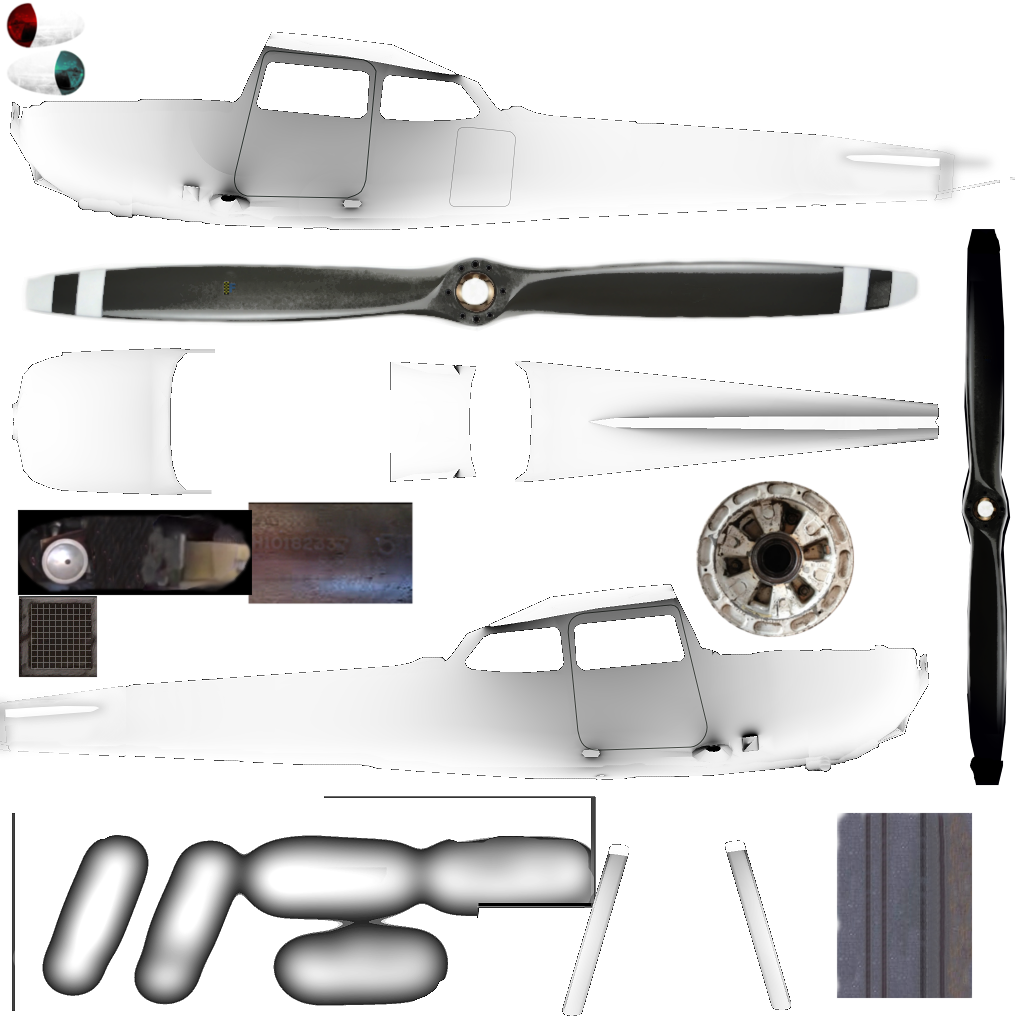
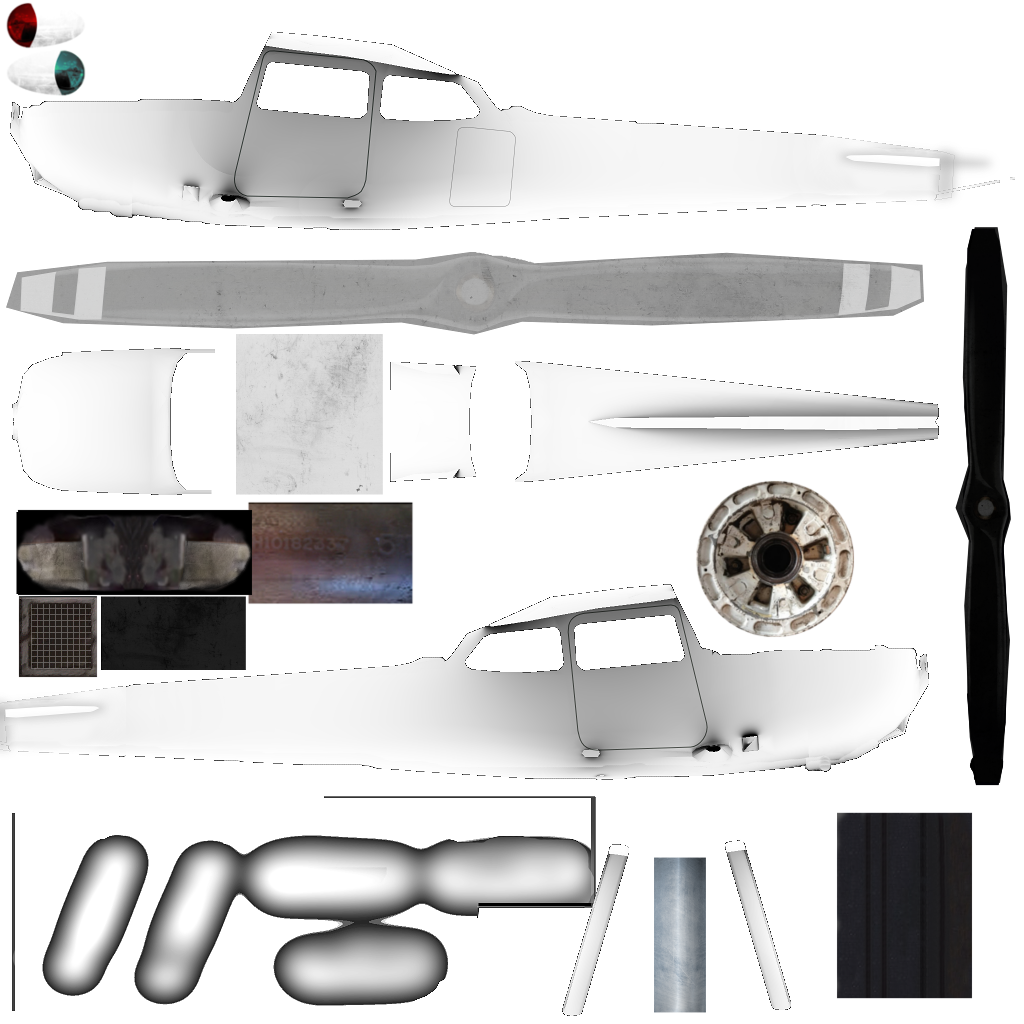
Before/after of a 1024x1024 layered artwork. What changed in the layer stack:
added layer "Clipboard #2" above "Clipboard #1" over [6, 227, 1011, 1013]
